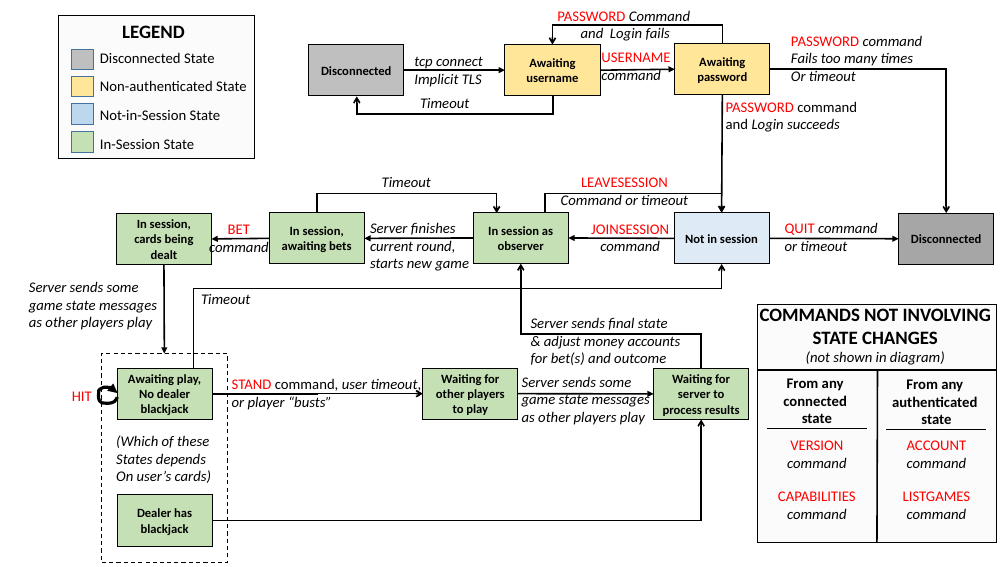
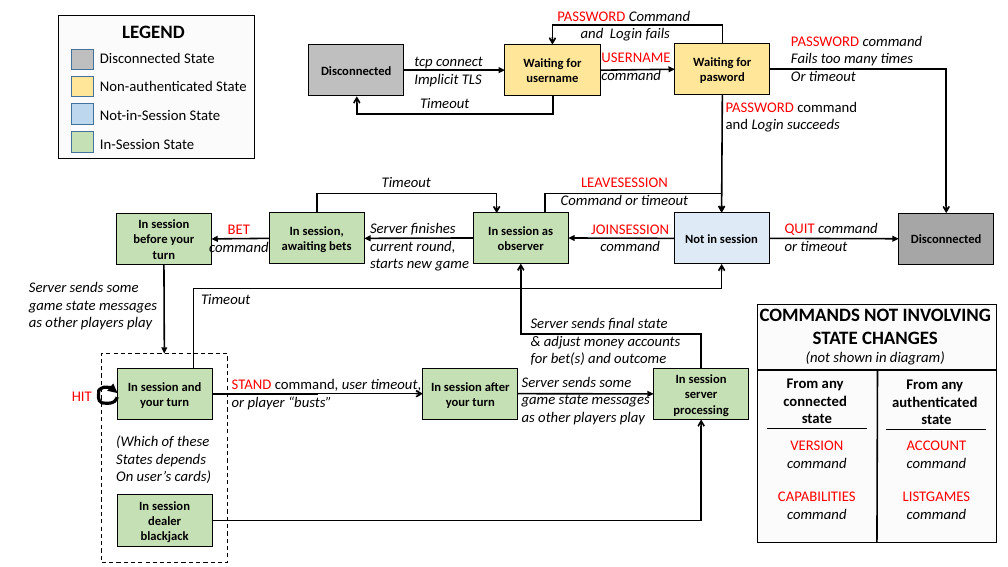
Before and after one commit to rabidstoat/blackjack, a slide deck: slide 3 of blackjack/docs/Blackjack Design v1.pptx. Drawn at 1008x567 pixels with LibreOffice and Linux fonts; fonts in the diff are those of the drawing. Boxes give left, top, right and bottom in pixels: in the first picture for what was removed or moved away, otherwise in the second. Text is boxed around its words. In the diff, an @@ line names an element or a change of style, - is before the commit and + after.

```diff
--- a/blackjack/docs/Blackjack Design v1.pptx
+++ b/blackjack/docs/Blackjack Design v1.pptx
@@ text in rectangle at [523,58,581,82]: text changed @@
-Awaiting username
+Waiting for username
@@ text in rectangle at [693,57,751,83]: text changed @@
-Awaiting password
+Waiting for pasword
@@ text in rectangle at [133,219,194,259]: text changed @@
-In session, cards being dealt
+In session before your turn
@@ text in rectangle at [128,382,202,408]: text changed @@
-Awaiting play,
-No dealer blackjack
+In session and your turn
@@ text in rectangle at [431,382,510,408]: text changed @@
-Waiting for other players to play
+In session after your turn
@@ text in rectangle at [673,374,728,416]: text changed @@
-Waiting for server to process results
+In session server processing
@@ text in rectangle at [139,501,190,542]: text changed @@
-Dealer has blackjack
+In session dealer blackjack
```
Also in this commit, not shown: 1 other file.
